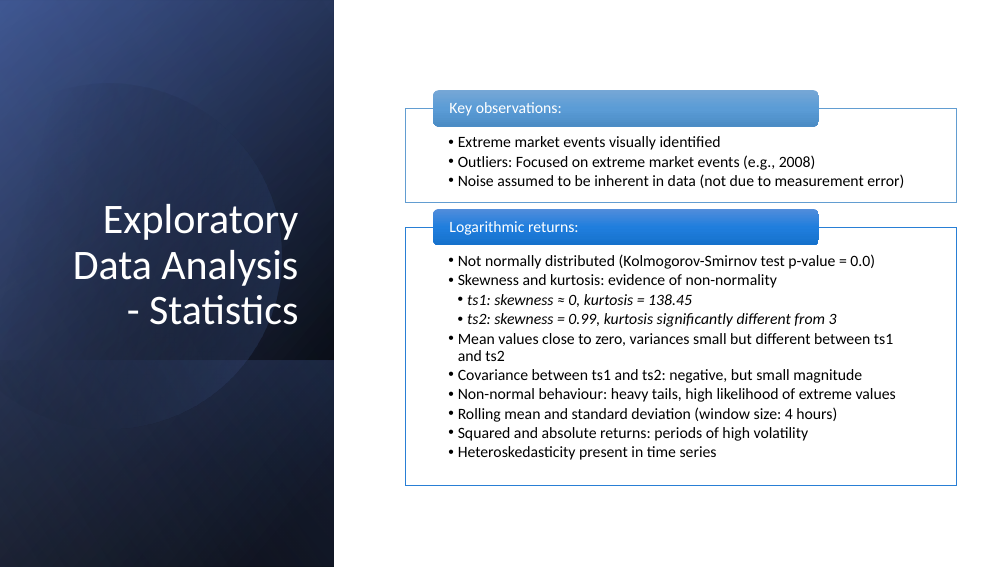
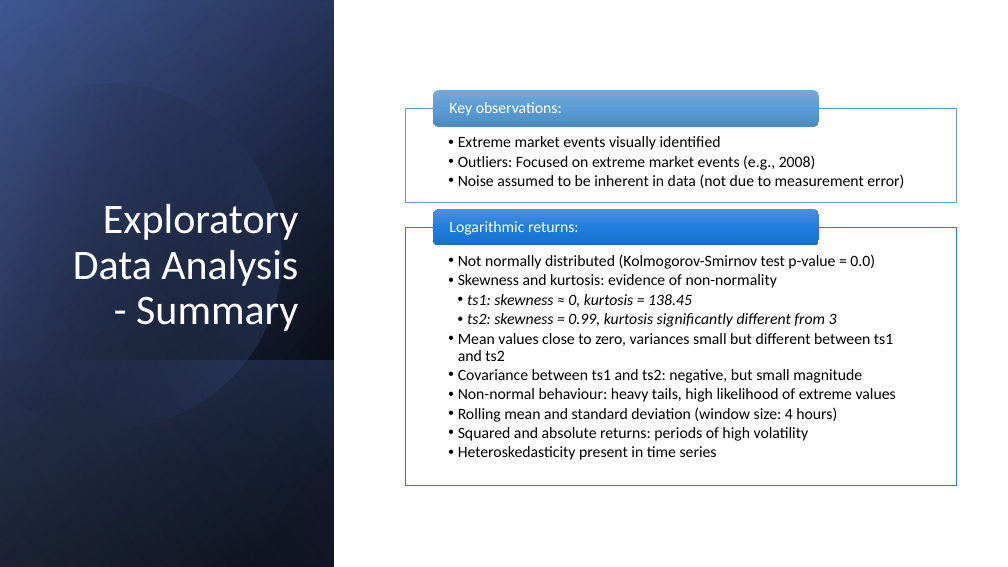
Before and after one commit to Jordanm37/Algo_trading, a slide deck: slide 13 of AE test/Quant_test_presentation_Jordan.pptx (slide 9 before the commit). Drawn at 1008x567 pixels with LibreOffice and Linux fonts; fonts in the diff are those of the drawing. Boxes give left, top, right and bottom in pixels: in the first picture for what was removed or moved away, otherwise in the second. Text is boxed around its words. In the diff, an @@ line names an element or a change of style, - is before the commit and + after.

```diff
--- a/AE test/Quant_test_presentation_Jordan.pptx
+++ b/AE test/Quant_test_presentation_Jordan.pptx
@@ title at [73,204,298,331]: text changed @@
-Exploratory Data Analysis - Statistics
+Exploratory Data Analysis - Summary
```
Also in this commit, not shown: 14 other slides changed, 1 slide added, 1 slide removed, 4 other files.
